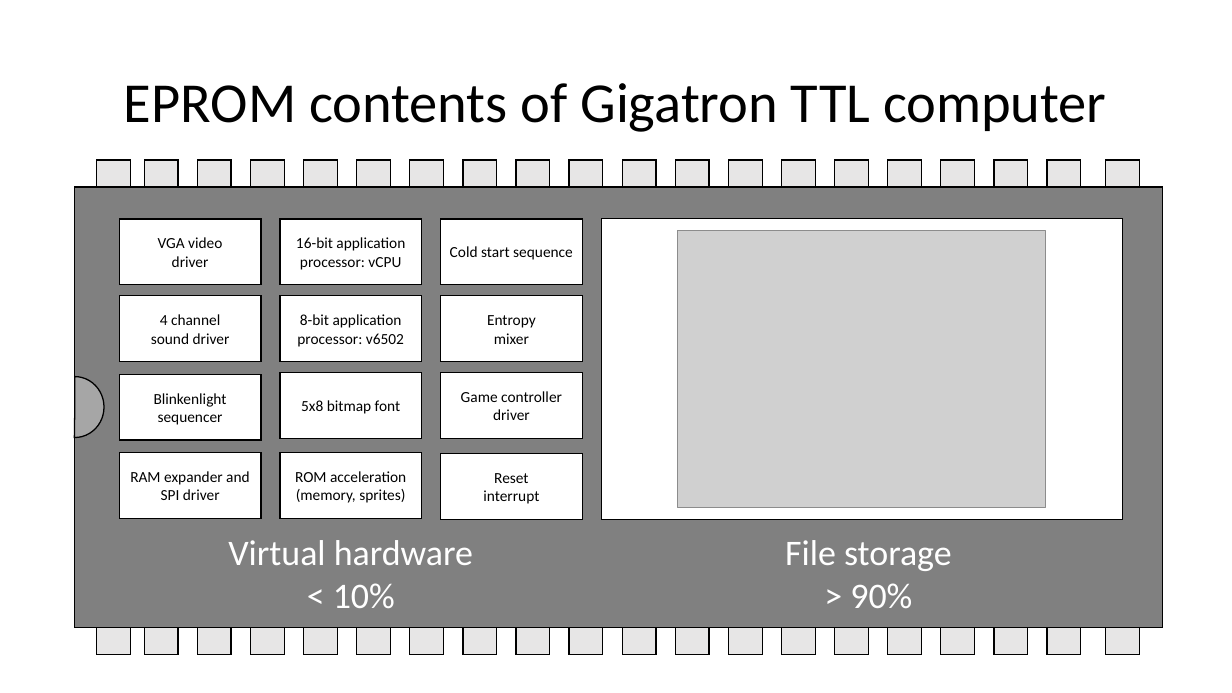
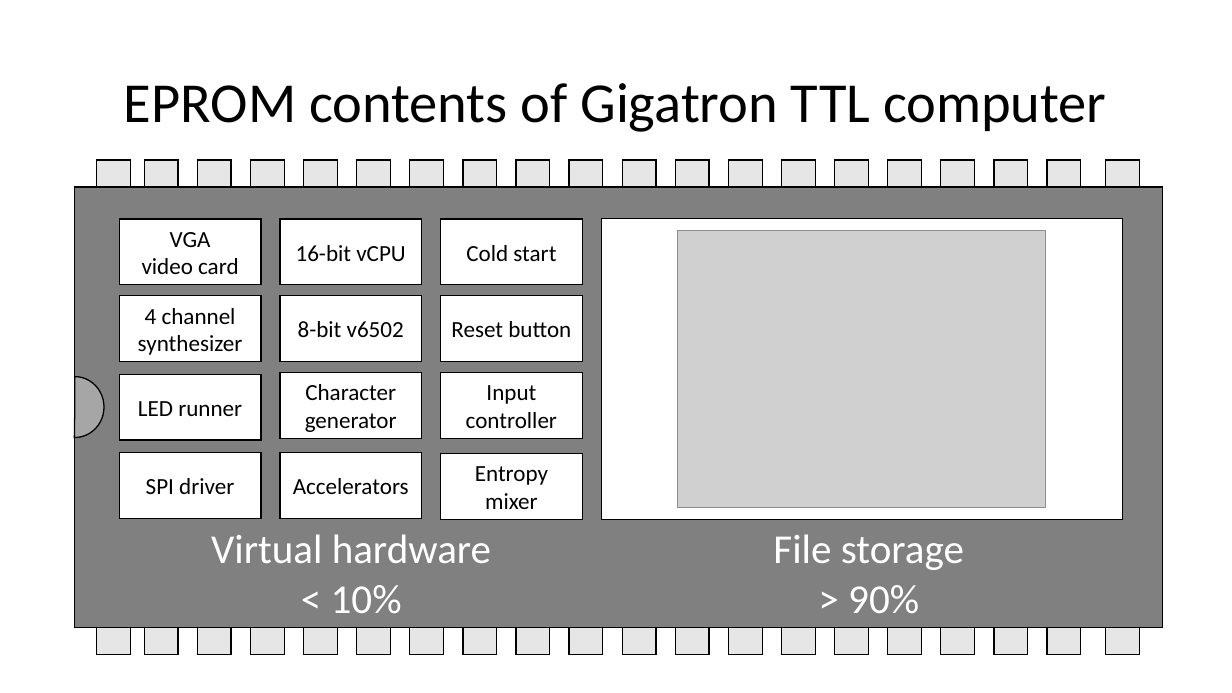
Before and after one commit to kervinck/gigatron-rom, a slide deck: slide 1 of Docs/EPROM-contents.pptx. Drawn at 1232x693 pixels with LibreOffice and Linux fonts; fonts in the diff are those of the drawing; grey boxes stand for pictures. Boxes give left, top, right and bottom in pixels: in the first picture for what was removed or moved away, otherwise in the second. Text is boxed around its words. In the diff, an @@ line names an element or a change of style, - is before the commit and + after.

Commit message:
Documentation: EPROM visualisation

```diff
--- a/Docs/EPROM-contents.pptx
+++ b/Docs/EPROM-contents.pptx
@@ text in rectangle at (142, 232, 238, 274): text changed; size 12 to 18 pt @@
-VGA video
-driver
+VGA
+video card
@@ text in rectangle at (296, 245, 405, 261): text changed; size 12 to 18 pt @@
-16-bit application processor: vCPU
+16-bit vCPU
@@ text in rectangle at (466, 245, 556, 261): text changed; size 12 to 18 pt @@
-Cold start sequence
+Cold start
@@ text in rectangle at (138, 308, 243, 355): text changed; size 12 to 18 pt @@
-4 channel
-sound driver
+4 channel synthesizer
@@ text in rectangle at (298, 321, 404, 337): text changed; size 12 to 18 pt @@
-8-bit application processor: v6502
+8-bit v6502
@@ text in rectangle at (451, 321, 571, 337): text changed; size 12 to 18 pt @@
-Entropy
-mixer
+Reset button
@@ text in rectangle at (305, 384, 397, 432): text changed; size 12 to 18 pt @@
-5x8 bitmap font
+Character generator
@@ text in rectangle at (466, 385, 557, 428): text changed; size 12 to 18 pt @@
-Game controller
-driver
+Input controller
@@ text in rectangle at (138, 401, 242, 416): text changed; size 12 to 18 pt @@
-Blinkenlight
-sequencer
+LED runner
@@ text in rectangle at (146, 478, 234, 494): text changed; size 12 to 18 pt @@
-RAM expander and SPI driver
+SPI driver
@@ text in rectangle at (293, 478, 409, 494): text changed; size 12 to 18 pt @@
-ROM acceleration (memory, sprites)
+Accelerators
@@ text in rectangle at (475, 466, 548, 509): text changed; size 12 to 18 pt @@
-Reset
-interrupt
+Entropy mixer
@@ text "Virtual hardware" at (211, 534, 491, 613): size 28 to 32 pt @@
@@ text "Virtual hardware": place and size @@
-text "Virtual hardware" at (228, 540, 473, 608)
+text "Virtual hardware" at (211, 534, 491, 613)
@@ text "File storage": place and size @@
-text "File storage" at (785, 540, 952, 608)
+text "File storage" at (773, 534, 964, 613)
@@ text "File storage" at (773, 534, 964, 613): size 28 to 32 pt @@
```
Also in this commit, not shown: 2 other files.
